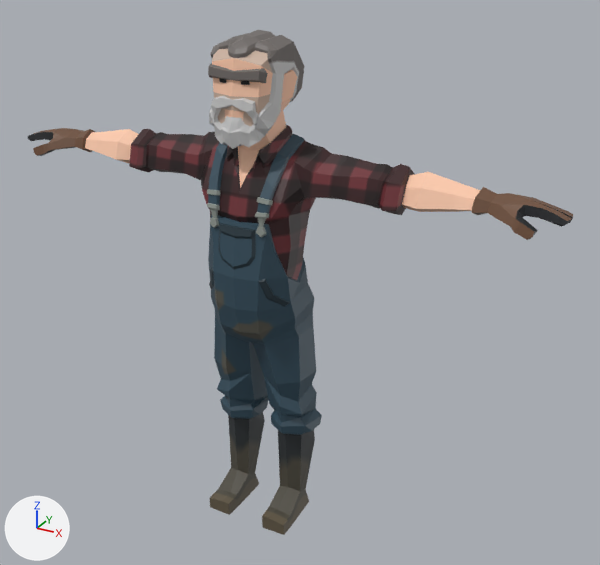
Before and after pictures for a commit that changed the FBX model Assets/Resources/character/Start Walking.fbx.
The view is the same before and after, from a 50 mm camera at (1.42, -2.28, 2.12) aimed at (0.12, 0.09, 0.94). Every picture has the same lights, and +X, +Y and +Z are marked at lower left. The first picture is the older version. Where no turn or scale is listed for an object, it has been applied to the vertices.

Objects in the first picture: 'SM_Chr_Farmer_Male_Old_01'.
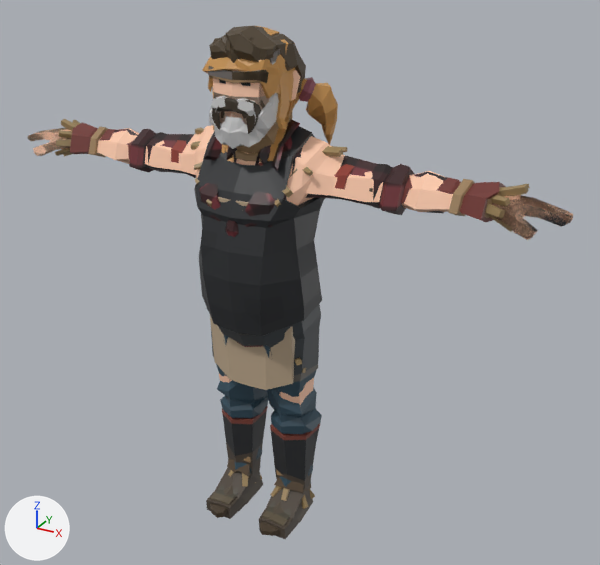
Location of each change, (x1, y1, x2, y2) in pixels of the pictures (600 x 565 px):
'SM_Chr_Farmer_Male_01', added: after (28, 26, 573, 539)
'SM_Chr_Scarecrow_01', added: after (28, 75, 530, 509)
'SM_Chr_Farmer_Female_01', added (mostly hidden): after (62, 56, 518, 523)
'SM_Chr_FarmGirl_01', added (mostly hidden): after (63, 26, 521, 396)
'SM_Chr_FarmBoy_01', added (mostly hidden): after (171, 33, 354, 536)
'SM_Chr_Farmer_Male_Old_01', unchanged, covered by the edit: before (28, 30, 573, 535); after (65, 42, 573, 527)

The change, as a diff of the scene's bpy script:
```diff
--- a/Assets/Resources/character/Start Walking.fbx.py
+++ b/Assets/Resources/character/Start Walking.fbx.py
@@ me_sm_chr_farmgirl_01 @@
+me_sm_chr_farmgirl_01.from_pydata(...)  # 1121 vertices, 1336 faces; spans x -1.02..1.02, y -0.18..0.2, z 0.0..1.82
+me_sm_chr_farmgirl_01.materials.append(mat_lambert2)  # picture img_polygonfarm_texture_01_a_png
@@ me_sm_chr_farmer_female_01 @@
+me_sm_chr_farmer_female_01.from_pydata(...)  # 1029 vertices, 1191 faces; spans x -1.02..1.02, y -0.15..0.17, z -0.01..1.79
+me_sm_chr_farmer_female_01.materials.append(mat_lambert2)  # picture img_polygonfarm_texture_01_a_png
@@ me_sm_chr_scarecrow_01 @@
+me_sm_chr_scarecrow_01.from_pydata(...)  # 1592 vertices, 1684 faces; spans x -1.02..1.02, y -0.16..0.18, z 0.0..1.79
+me_sm_chr_scarecrow_01.materials.append(mat_lambert2)  # picture img_polygonfarm_texture_01_a_png
@@ me_sm_chr_farmer_male_01 @@
+me_sm_chr_farmer_male_01.from_pydata(...)  # 749 vertices, 846 faces; spans x -1.02..1.02, y -0.19..0.2, z -0.01..1.82
+me_sm_chr_farmer_male_01.materials.append(mat_lambert2)  # picture img_polygonfarm_texture_01_a_png
@@ me_sm_chr_farmboy_01 @@
+me_sm_chr_farmboy_01.from_pydata(...)  # 963 vertices, 1098 faces; spans x -1.02..1.02, y -0.18..0.16, z 0.0..1.8
+me_sm_chr_farmboy_01.materials.append(mat_lambert2)  # picture img_polygonfarm_texture_01_a_png
@@ ob_sm_chr_farmgirl_01 @@
+ob_sm_chr_farmgirl_01 = bpy.data.objects.new('SM_Chr_FarmGirl_01', me_sm_chr_farmgirl_01)
+ob_sm_chr_farmgirl_01.location = (0.0, 0.0, 0.0)
@@ ob_sm_chr_farmer_female_01 @@
+ob_sm_chr_farmer_female_01 = bpy.data.objects.new('SM_Chr_Farmer_Female_01', me_sm_chr_farmer_female_01)
+ob_sm_chr_farmer_female_01.location = (0.0, 0.0, 0.0)
@@ ob_sm_chr_scarecrow_01 @@
+ob_sm_chr_scarecrow_01 = bpy.data.objects.new('SM_Chr_Scarecrow_01', me_sm_chr_scarecrow_01)
+ob_sm_chr_scarecrow_01.location = (0.0, 0.0, 0.0)
@@ ob_sm_chr_farmer_male_01 @@
+ob_sm_chr_farmer_male_01 = bpy.data.objects.new('SM_Chr_Farmer_Male_01', me_sm_chr_farmer_male_01)
+ob_sm_chr_farmer_male_01.location = (0.0, 0.0, 0.0)
@@ ob_sm_chr_farmboy_01 @@
+ob_sm_chr_farmboy_01 = bpy.data.objects.new('SM_Chr_FarmBoy_01', me_sm_chr_farmboy_01)
+ob_sm_chr_farmboy_01.location = (0.0, 0.0, 0.0)
```
